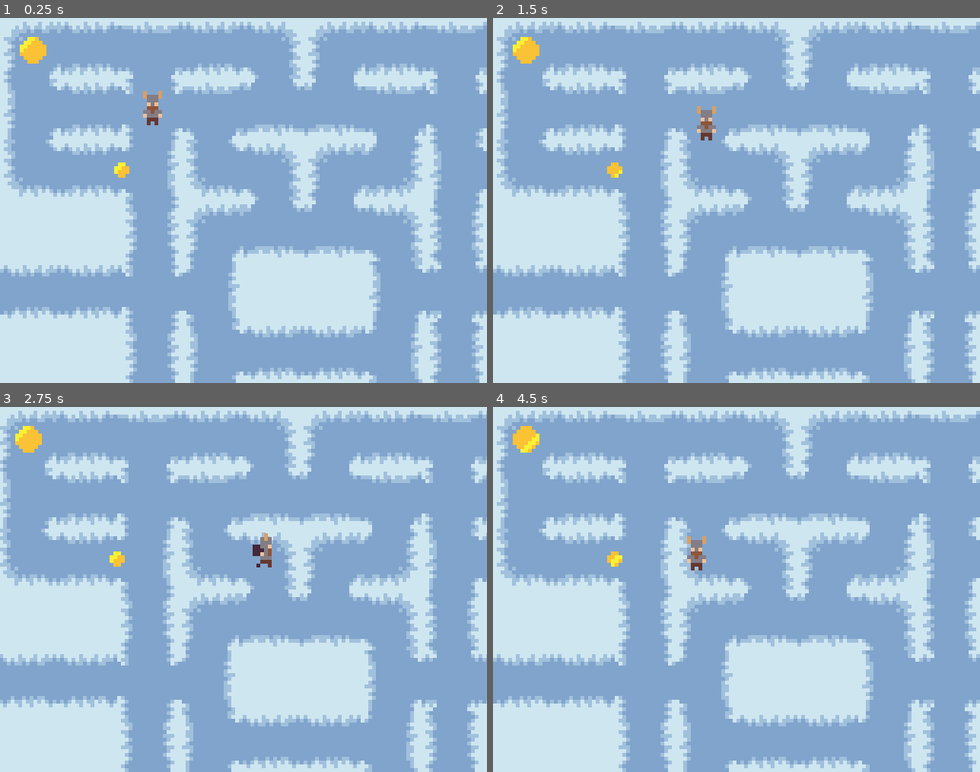
Above: before the commit, frames 1-4 (two rows, left to right).
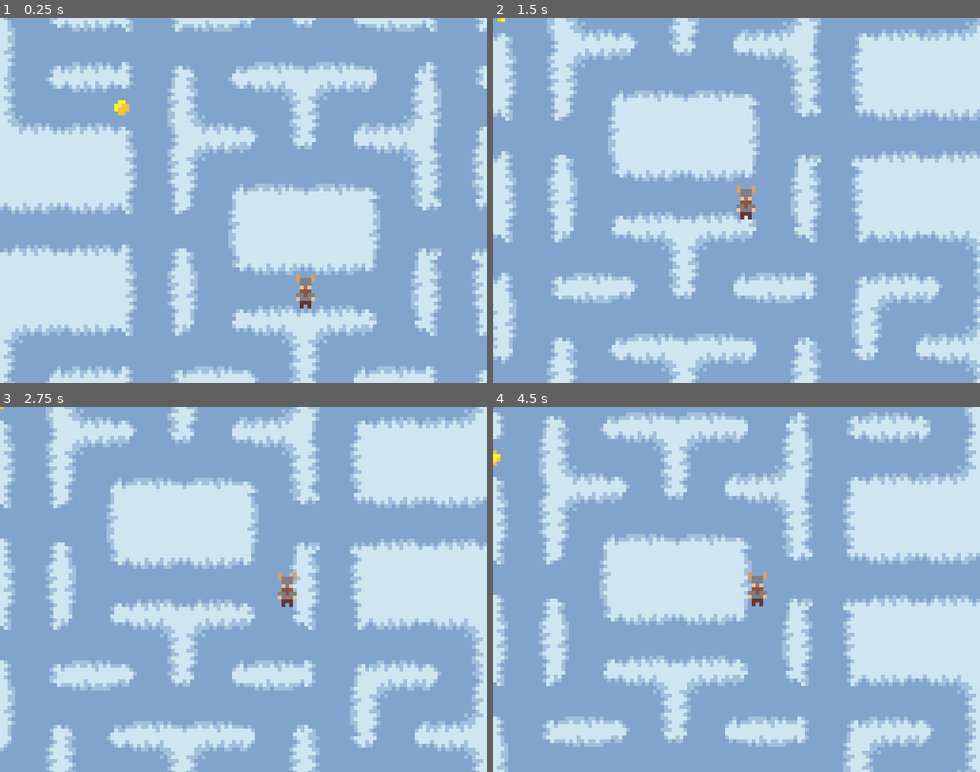
Above: after the commit, the same moments.

Repository: mattdibi/pac-viking
Game: Godot game, scene res://Main.tscn
The game is run twice, just before and just after one commit, with the same random seed, the same clock (stepped at 60 frames per second) and the same inputs.
Inputs:
- Up to frame 1 (0.25 s): no input
- Up to frame 2 (1.5 s): hold Right (ui_right) 0.53-1.28 s; hold Down (ui_down) from 1.28 s (still down)
- Up to frame 3 (2.75 s): release Down (ui_down) at 2.03 s; hold Right (ui_right) from 2.03 s (still down)
- Up to frame 4 (4.5 s): release Right (ui_right) at 2.78 s; hold Up (ui_up) 2.78-3.53 s; hold Left (ui_left) from 3.53 s (still down)

The runs differ from the first frame. In frame 1, 46% of the frame differs, in the area x 0-100%, y 0-100%; in frame 2, 60%; in frame 3, 59%; in frame 4, 60%.

Commit message:
Correct Player start position

Diff:
--- a/Main.tscn
+++ b/Main.tscn
@@ -10,7 +10,7 @@
 script = ExtResource( 2 )
 
 [node name="PlayerStartPosition" type="Position2D" parent="."]
-position = Vector2( 400.201, 237.772 )
+position = Vector2( 802.358, 882.587 )
 
 [node name="CoinStartPosition" type="Position2D" parent="."]
 position = Vector2( 320, 400 )
